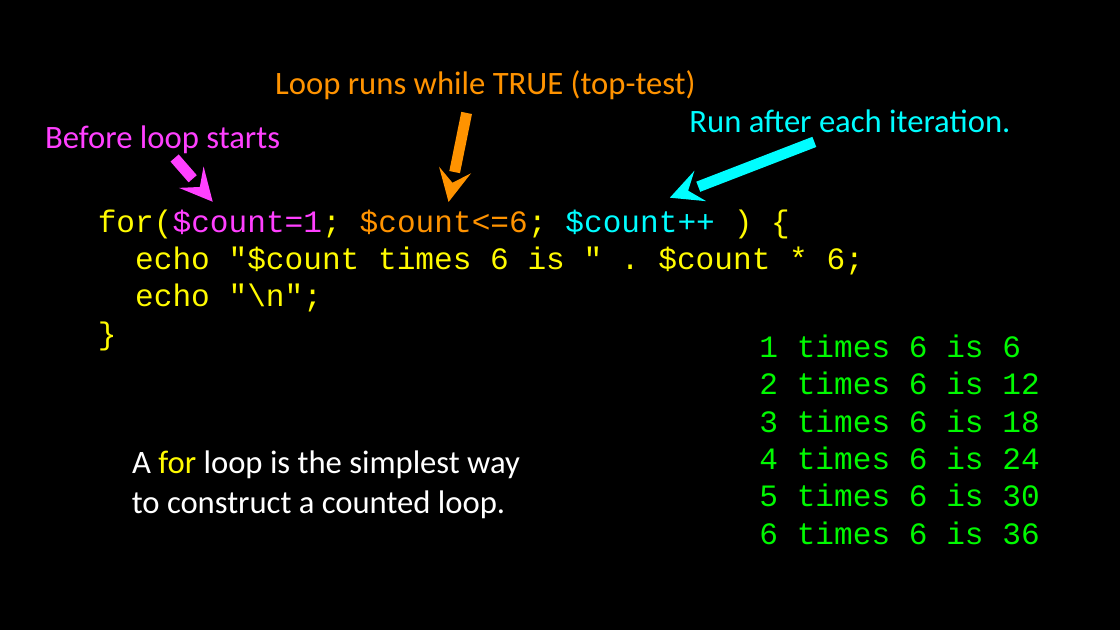
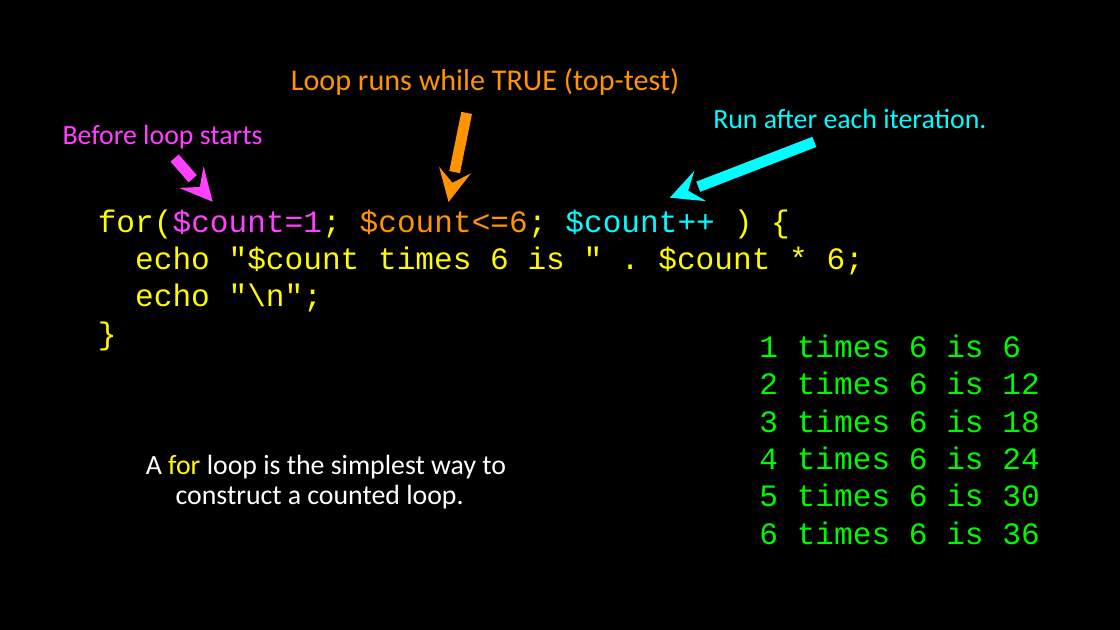
Before and after one commit to csev/wa4e, a slide deck: slide 43 of lectures/PHP-01-Overview.ppt. Drawn at 1120x630 pixels with LibreOffice and Linux fonts; fonts in the diff are those of the drawing. Boxes give left, top, right and bottom in pixels: in the first picture for what was removed or moved away, otherwise in the second. Text is boxed around its words. In the diff, an @@ line names an element or a change of style, - is before the commit and + after.

```diff
--- a/lectures/PHP-01-Overview.ppt
+++ b/lectures/PHP-01-Overview.ppt
@@ free "Loop runs while TRUE (top-test)" at (261,58,710,104): size 21 to 19.4 pt; line spacing 1 to 0.9 @@
@@ size 21 to 17.9 pt; line spacing 1 to 0.9 in 3 elements at (121,438,531,522), (37,113,289,159), (682,97,1017,143) @@
```
Also in this commit, not shown: 16 other slides changed.
